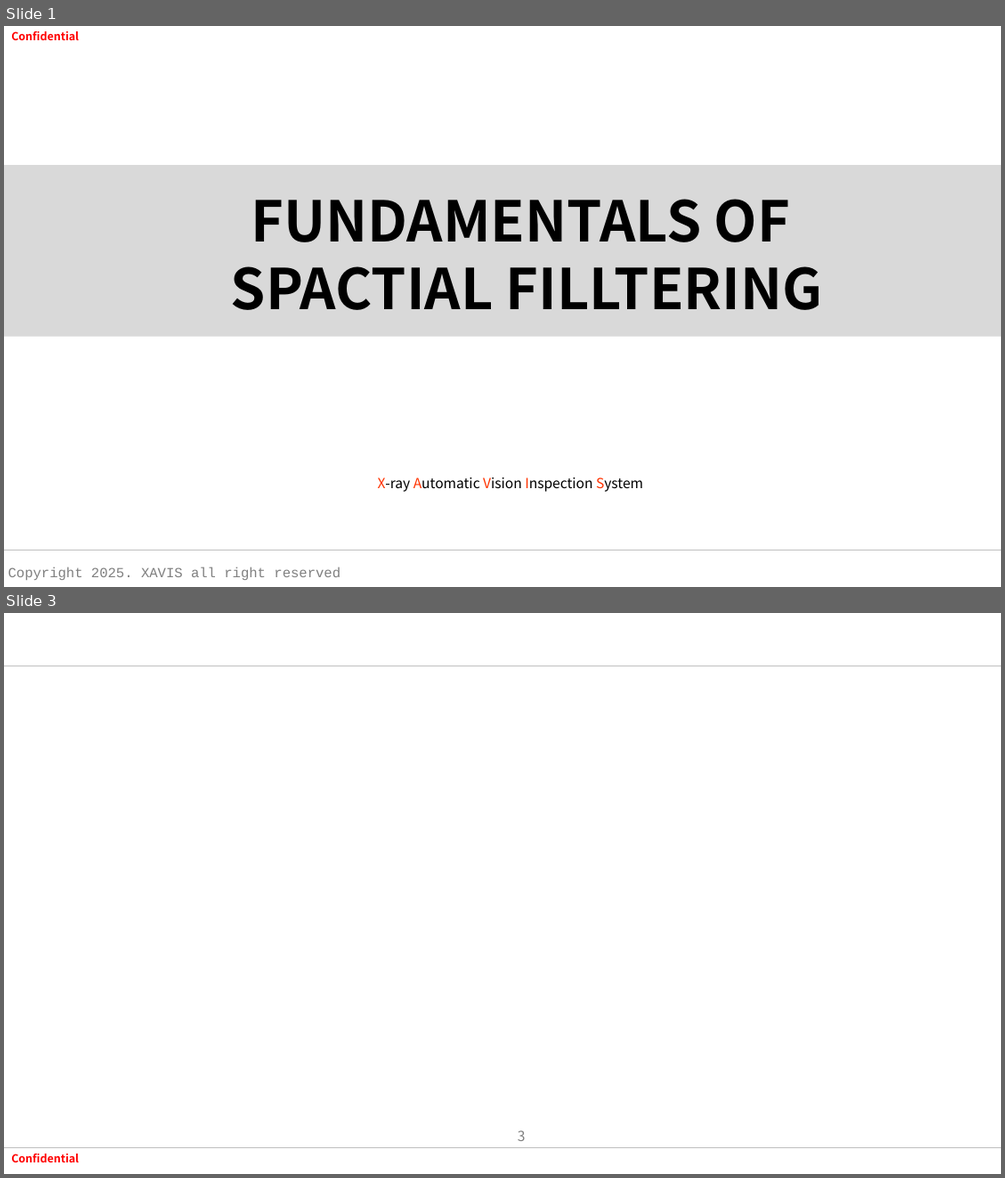
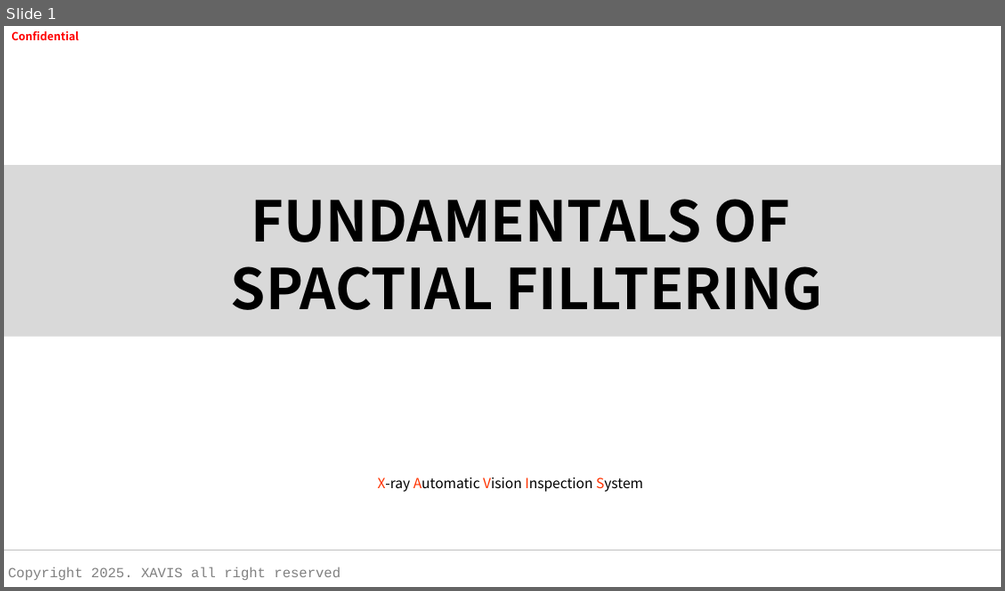
Before and after one commit to tuananh020400/FresherXavisTech, a slide deck: Document/SlideWeek2/Spatial Filltering .pptx. Shown one above the other, each under a label of ours: slides 1 and 3 before the commit, slide 1 after it; the slides between them are not shown. The pictures are 1005x1178 and 1005x591 pixels, drawn with LibreOffice and Linux fonts; fonts in the diff are those of the drawing; background and template pictures are left out. Boxes give left, top, right and bottom in pixels: in the first picture for what was removed or moved away, otherwise in the second. Text is boxed around its words. In the diff, an @@ line names an element or a change of style, - is before the commit and + after.

```diff
--- a/Document/SlideWeek2/Spatial Filltering .pptx
+++ b/Document/SlideWeek2/Spatial Filltering .pptx
@@ slide 3 removed at (4, 613, 1001, 1174), background #FFFFFF @@
@@ line removed from (4, 666) to (1001, 666) @@
@@ page number removed at (518, 1130, 526, 1141) @@
-3
@@ line removed from (4, 1148) to (1001, 1148) @@
@@ text removed at (11, 1153, 79, 1162) @@
-Confidential
```
Also in this commit, not shown: 1 slide changed, 8 slides added, 5 other slides removed, 1 other file.
